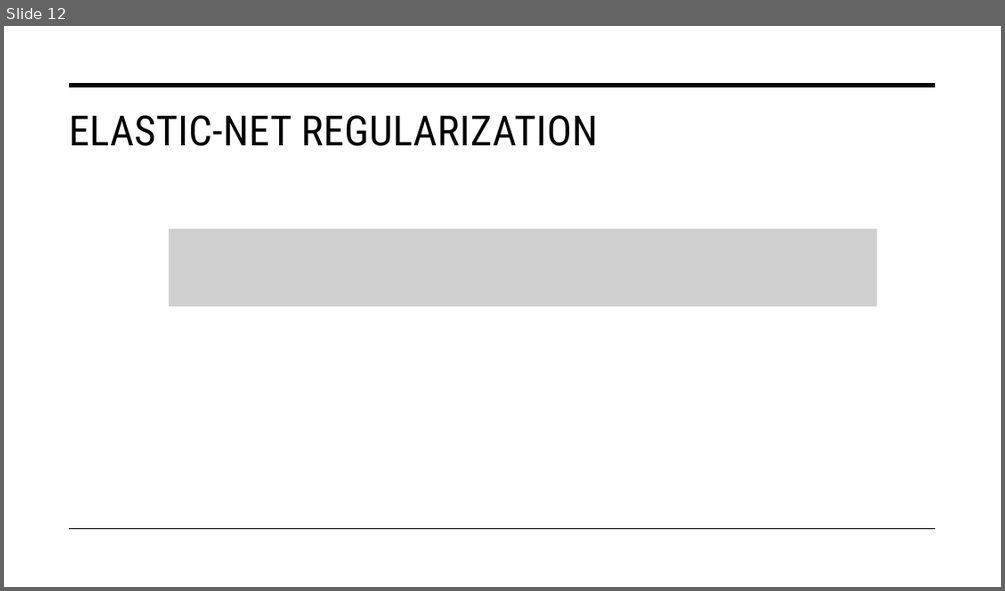
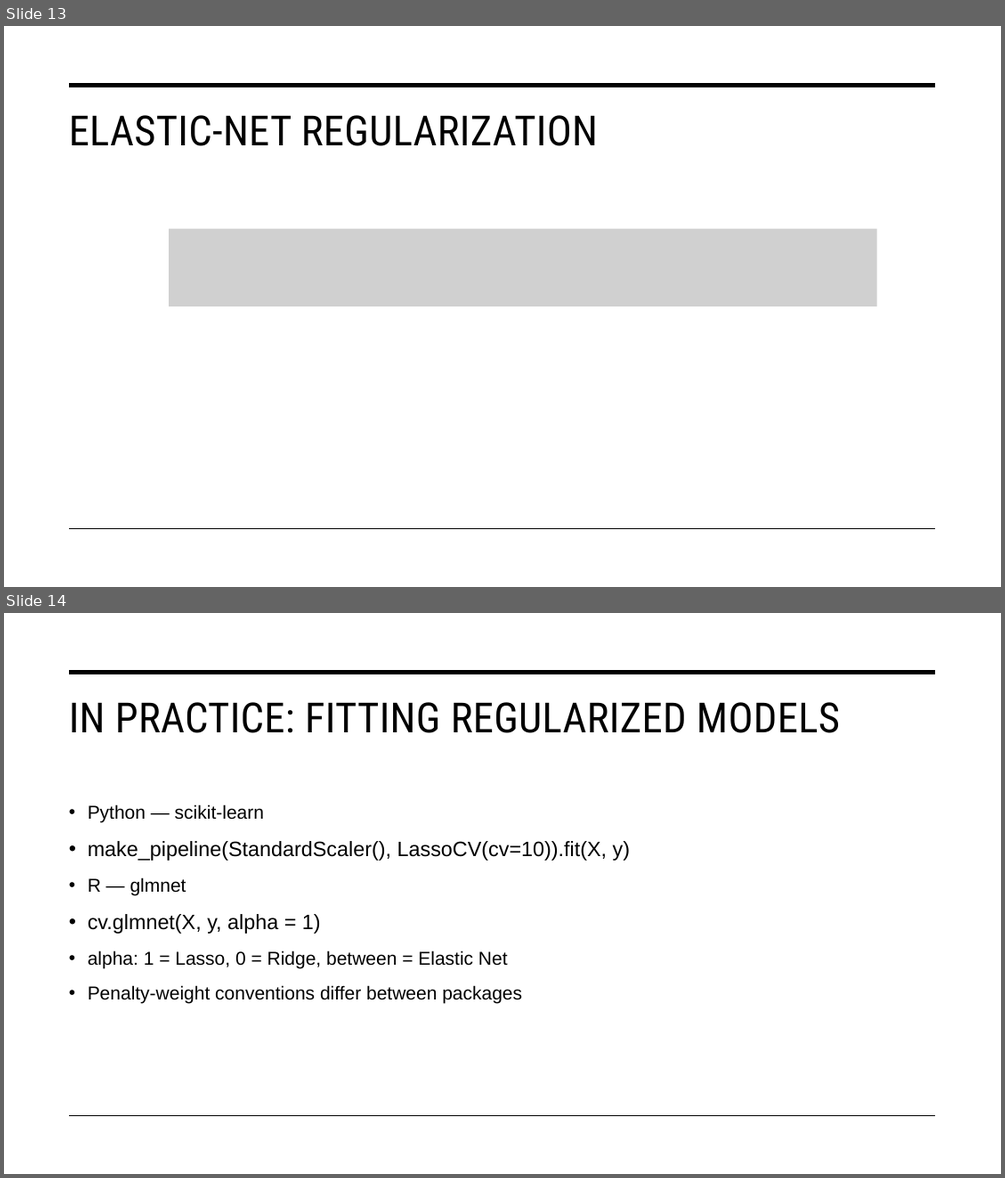
Before and after one commit to STAT-486-Fall-2026/course-content, a slide deck: slides/05-regularization.pptx. Shown one above the other, each under a label of ours: slide 12 before the commit, slides 13 and 14 after it. The pictures are 1005x591 and 1005x1178 pixels, drawn with LibreOffice and Linux fonts; fonts in the diff are those of the drawing; grey boxes stand for pictures. Boxes give left, top, right and bottom in pixels: in the first picture for what was removed or moved away, otherwise in the second. Text is boxed around its words. In the diff, an @@ line names an element or a change of style, - is before the commit and + after.

```diff
--- a/slides/05-regularization.pptx
+++ b/slides/05-regularization.pptx
@@ slide 14 added at box(4, 613, 1001, 1174), background #FFFFFF; not listed: 2 template elements that a slide beside it also shows @@
@@ title added at box(69, 702, 840, 733), 40 pt, text #000000 @@
+IN PRACTICE: FITTING REGULARIZED MODELS
@@ text added at box(88, 804, 630, 1004), 18 pt, text #000000 @@
+• Python — scikit-learn
+• make_pipeline(StandardScaler(), LassoCV(cv=10)).fit(X, y)
+• R — glmnet
+• cv.glmnet(X, y, alpha = 1)
+• alpha: 1 = Lasso, 0 = Ridge, between = Elastic Net
+• Penalty-weight conventions differ between packages
@@ what was slide 12 is now slide 13 @@
```
Also in this commit, not shown: 6 slides changed, 4 other slides added, 1 slide removed, 1 other file.
